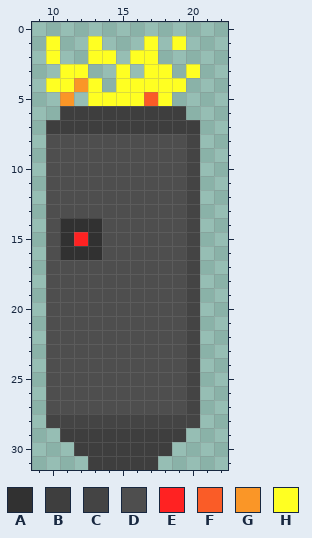
Pixel-art sprite, stored at HowAboutSpikes.gmx/sprites/images/bullet_spr_1.png. The first picture shows the starting point.
The file is 32x32 pixels. Shown: x 9..22, y 0..31.
Palette (. is transparent): A #313131  B #3e3e3e  C #444444  D #4e4e4e  E #ff2222  F #fa5c27  G #fa9627  H #ffff22
And afterwards:
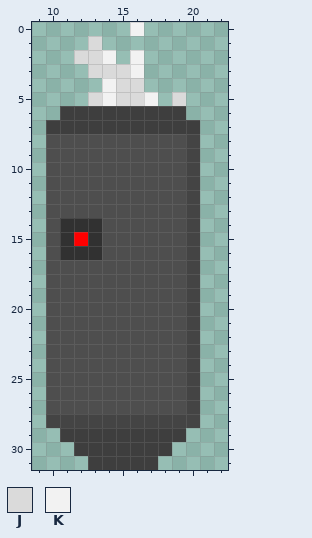
Colours new in this view: J #dadada  K #f2f2f2
Difference:
colour E: #ff2222 -> #ff0000
y 0: x 16 . -> K
y 1: x 10 H -> .; x 13 H -> J; x 17 H -> .; x 19 H -> .
y 2: x 10 H -> .; x 12..14 .HH -> JJK; x 16..17 HH -> K.
y 3: x 11..18 HH..H.HH -> ..JJJK..; x 20 H -> .
y 4: x 10..19 HHGH.HHHHH -> ....KJJ...
y 5: x 11 G -> .; x 13..19 HHHHFH. -> JKJJK.J
